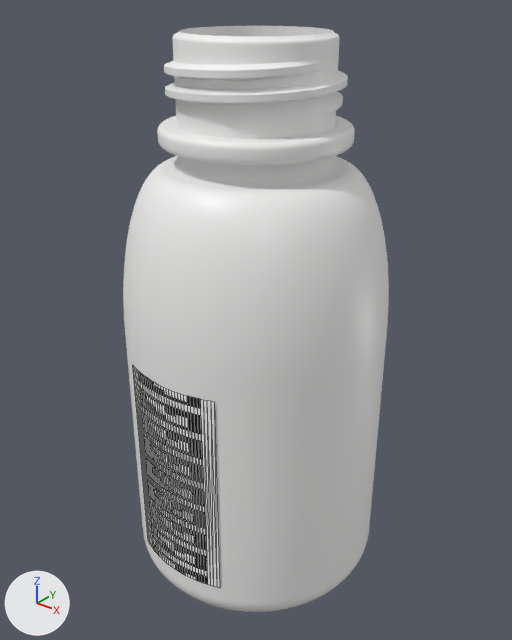
The glTF model assets/agrochemical-bottles/labelled/PWD-0086_2007448822094.glb, before and after one commit.
Camera for both pictures: a 50 mm lens placed at (0.0711, -0.0889, 0.105), pointed at (-0.0003, 0.0003, 0.0497). Lighting does not change. The marker at lower left points along +X, +Y and +Z. The first picture is the older version. Mesh edges are drawn as thin lines on the coarser meshes. Where no turn or scale is listed for an object, it has been applied to the vertices. Vertices at exactly the same position are counted once.

The first picture shows 'Bote_100mL', 'Label_PWD-0086'.
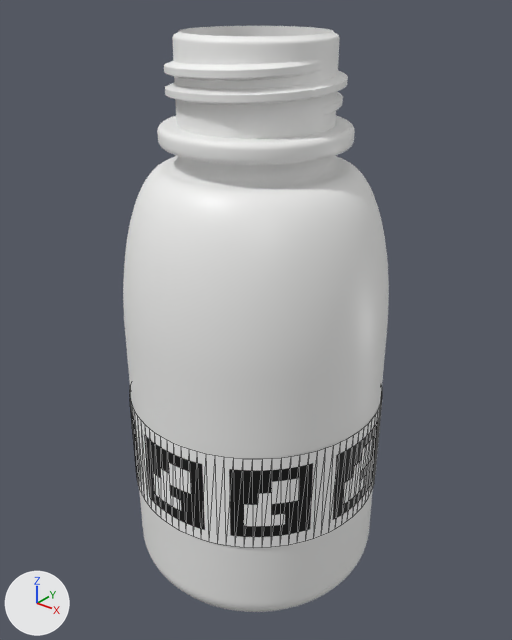
Pixel boxes (x1, y1, x2, y2) of what changed, in the pictures (512 x 640 px):
```json
{"object": "Label_PWD-0086", "change": "reshaped", "before": [133, 366, 220, 587], "after": [130, 392, 382, 548]}
{"part": 1, "of": "me_label_pwd_0086", "change": "deleted", "before": [133, 366, 220, 587]}
{"part": 2, "of": "me_label_pwd_0086", "change": "added", "after": [130, 392, 382, 548]}
```

Edits to the scene script, one JSON object a line:
```json
{"block": "me_label_pwd_0086", "where": "# used by ob_label_pwd_0086; location = (0.0, 0.0, 0.0)"}
{"op": "remove", "block": "me_label_pwd_0086", "code": "me_label_pwd_0086.from_pydata(...)  # 66 vertices, 64 faces; spans x -0.0091..0.0091, y -0.0232..-0.0214, z 0.0088..0.047"}
{"op": "add", "block": "me_label_pwd_0086", "code": "me_label_pwd_0086.from_pydata(...)  # 194 vertices, 192 faces; spans x -0.0232..0.0232, y -0.0232..0.0232, z 0.0188..0.037"}
{"block": "me_label_pwd_0086", "change": "me_label_pwd_0086 part 1: the whole mesh is rebuilt"}
{"block": "me_label_pwd_0086", "change": "me_label_pwd_0086 part 2"}
{"block": "me_label_pwd_0086", "change": "97 vertices are added at x -0.0232..0.0232, y -0.0232..0.0232, z 0.0188"}
{"block": "me_label_pwd_0086", "change": "97 new vertices lie (0.0, 0.0, 0.0182) away from vertices in x -0.0232..0.0232, y -0.0232..0.0232, z 0.0188"}
{"block": "me_label_pwd_0086", "change": "192 new faces join them"}
```
